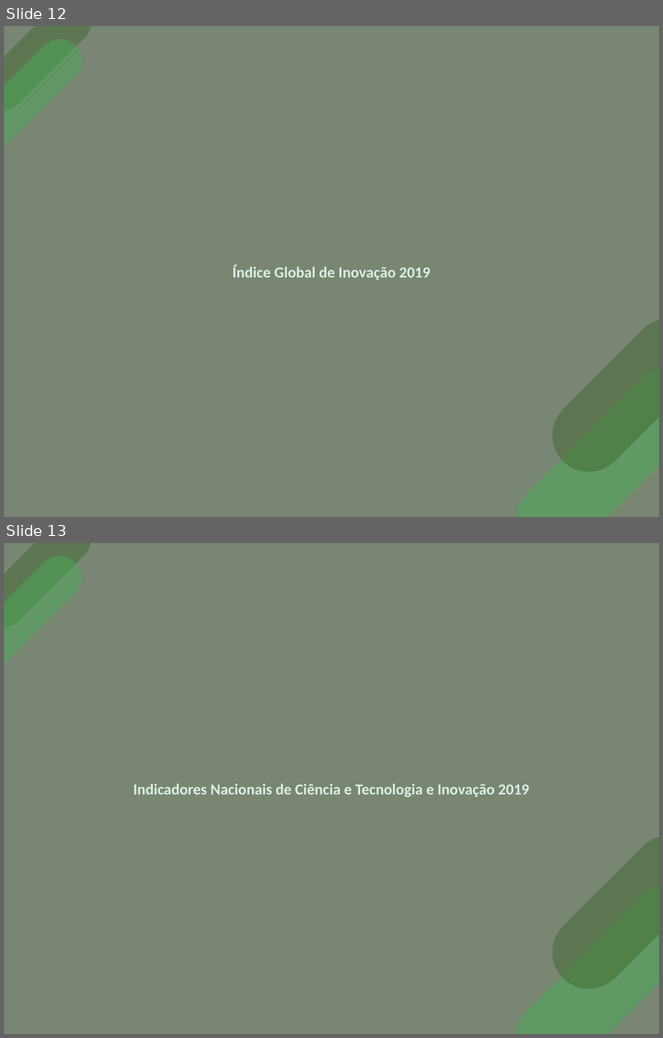
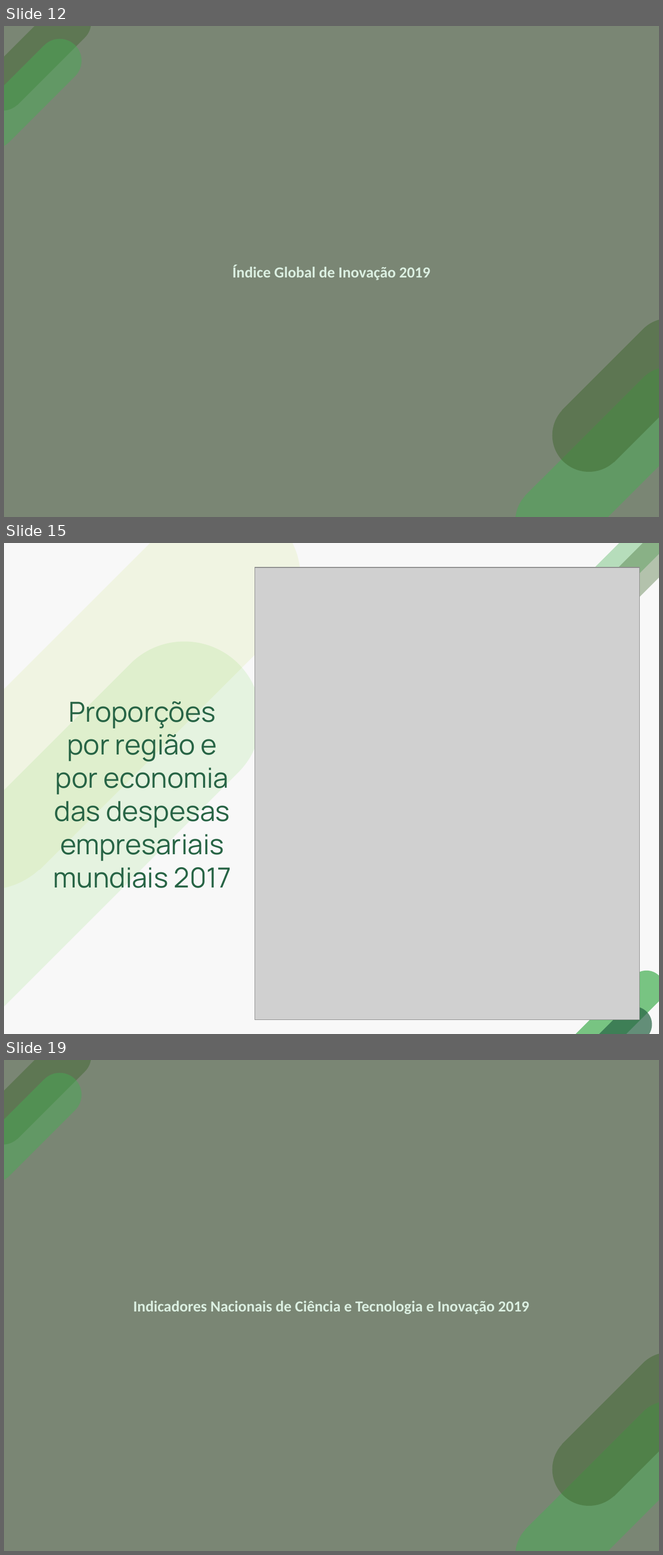
Before and after one commit to josenaldo/apresentacao-sbg-2020, a slide deck: apresentacao-sbg-2020.pptx. Shown one above the other, each under a label of ours: slides 12 and 13 before the commit, slides 12, 15 and 19 after it; the slides between them are not shown. The pictures are 663x1038 and 663x1555 pixels, drawn with LibreOffice and Linux fonts; fonts in the diff are those of the drawing; grey boxes stand for pictures; background and template pictures are left out. Boxes give left, top, right and bottom in pixels: in the first picture for what was removed or moved away, otherwise in the second. Text is boxed around its words. In the diff, an @@ line names an element or a change of style, - is before the commit and + after.

```diff
--- a/apresentacao-sbg-2020.pptx
+++ b/apresentacao-sbg-2020.pptx
@@ slide 15 added at <box>4,543,659,1034</box>, background #F8F8F8 @@
@@ freeform shape added at <box>4,543,332,922</box>, fill #C9E265 at 15% opacity @@
@@ freeform shape added at <box>572,543,659,615</box>, fill #45AF53 at 37% opacity @@
@@ freeform shape added at <box>600,543,659,610</box>, fill #3E662C at 37% opacity @@
@@ picture added at <box>255,567,639,1020</box> @@
@@ freeform shape added at <box>4,610,293,1034</box>, fill #7ED957 at 15% opacity @@
@@ title added at <box>53,701,231,888</box>, 32.4 pt, text #276445 @@
+Proporções por região e por economia das despesas empresariais mundiais 2017
@@ freeform shape added at <box>549,964,659,1034</box>, fill #45AF53 at 71% opacity @@
@@ freeform shape added at <box>555,1000,659,1034</box>, fill #276445 at 71% opacity @@
@@ what was slide 13 is now slide 19 @@
```
Also in this commit, not shown: 5 other slides added, 5 other files.
